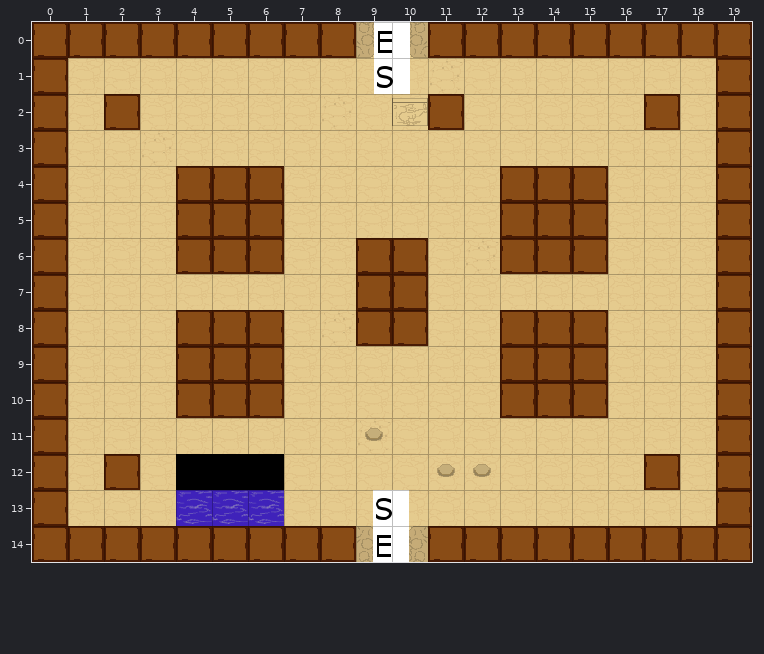
An edit to a level. Tiled map, Assets/level1.tmx. Above: the version before the commit.
Cells are 40x40 px. Shown: x 0..19, y 0..14.
After the commit:
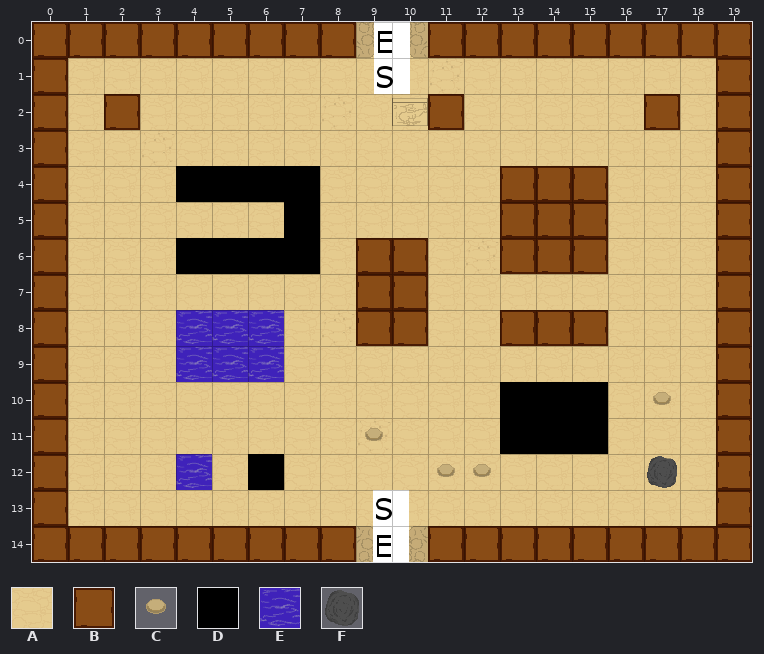
Key: from "ancientTech": A 1 "floor1", B 2 "wall_block", C 13 "button_unpressed", D 14 "hole", E 15 "water", F 18 "boulder1".
_ is an empty cell, . an unchanged one.
Objects are placed by their top-left corner, in cells (3,4 is the top-left corner of cell 3,4); size is 1x1 cell unless given.
Changes in this commit:
--- layer "Tile Layer 1"
@@ x 4..7 @@
- 4 BBBA
- 5 BBBA
- 6 BBBA
+ 4 DDDD
+ 5 AAAD
+ 6 DDDD
@@ x 2..17 @@
- 8 ..BBB...........
- 9 ..BBB......BBB..
-10 ..BBB......BBB..
-11 ...........AAA..
-12 B.DD...........B
-13 ..EEE...........
+ 8 ..EEE...........
+ 9 ..EEE......AAA..
+10 ..AAA......DDD..
+11 ...........DDD..
+12 A.EA...........A
+13 ..AAA...........
--- layer "Object Layer 1"
+C "button_unpressed" at 17,10
+F "boulder1" at 17,12
Changed places in both pictures, as pixel boxes (x1, y1, x2, y2):
changed: (176, 166, 320, 274)
changed: (176, 310, 284, 418)
changed: (500, 346, 608, 454)
added: (653, 392, 671, 405)
changed: (104, 454, 140, 490)
changed: (176, 454, 284, 526)
changed: (644, 454, 680, 490)
